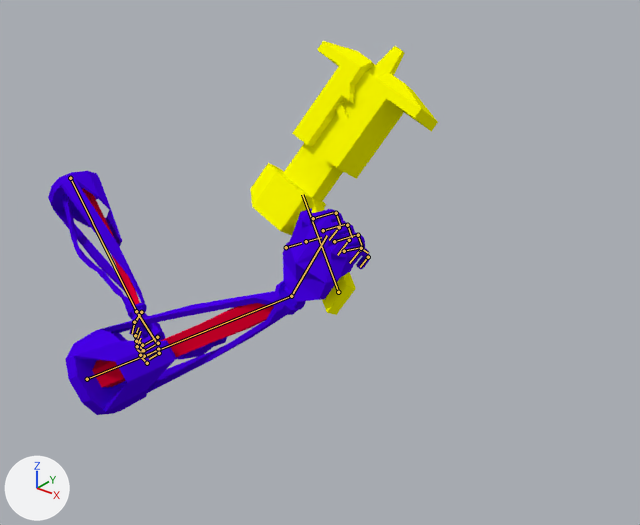
What one commit did to the Blender file Badass_Upgrade/DESIGN/GrupoA/Player/Gun/Armature/Completo.blend.
Rendered twice from a 50 mm camera at (6.95, -8.3, 5.26) aimed at (1.04, -0.91, 0.68). Arrows for +X, +Y and +Z are at lower left; the lights stay in place. Both versions are drawn at frame 281 of the action 'Armature.001Action.001'; the numbers are the values there. The bones that bend it are drawn over the model as lines.

The first picture shows 'Cube.005', 'Gun', 'RArm'.
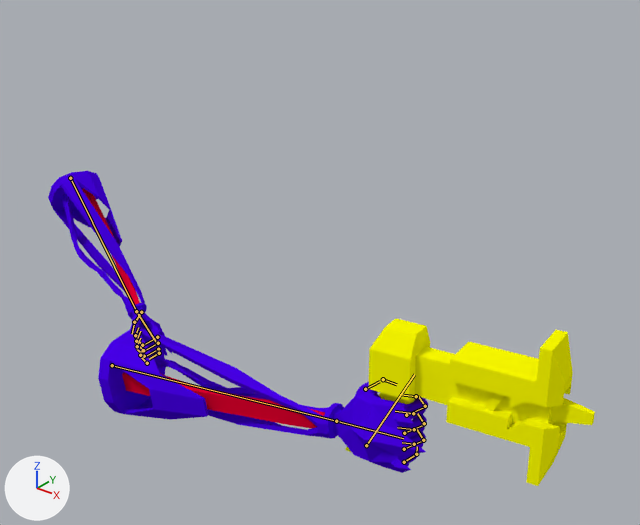
Edits to the bpy script that builds the scene:
```text
Change bone_bone:
    where bone_bone = bpy.data.objects['Armature'].pose.bones['Bone']
    bone_bone.location: (0.0, 0.0, 1.914) -> (0.0, 0.0, 1.573)
    bone_bone.rotation_quaternion: (0.953, -0.118, 0.003, 0.277) -> (0.996, -0.063, 0.022, 0.058)  # degrees (-13, 4, 32) -> degrees (-7, 3, 6)
Change bone_bone_001:
    where bone_bone_001 = bpy.data.objects['Armature'].pose.bones['Bone.001']  # child of 'Bone'
    bone_bone_001.rotation_quaternion: (0.925, -0.029, -0.253, 0.276) -> (0.996, 0.018, -0.08, -0.033)  # degrees (-13, -27, 36) -> degrees (2, -9, -4)
Change bone_bone_:
    where bone_bone_ = bpy.data.objects['Armature.001'].pose.bones['Bone']
    bone_bone_.location: (-2.839, 0.696, 1.077) -> (-1.842, -0.557, 1.007)
    bone_bone_.rotation_quaternion: (0.783, -0.261, 0.074, 0.545) -> (0.997, -0.061, 0.039, 0.024)  # degrees (-21, 24, 65) -> degrees (-7, 5, 2)
```

Location of each change, [x1, y1, x2, y2] in pixels of the pictures (640 x 525 px):
'Gun', posed (34% wider, 39% shorter): before [251, 41, 438, 315]; after [345, 319, 595, 486]
'RArm', posed (9% wider, 30% shorter): before [66, 208, 369, 415]; after [98, 329, 428, 473]
bone 'Bone', root to tip: before (87, 379) to (291, 296); after (112, 365) to (336, 421)
bone 'Bone.001', root to tip: before (291, 296) to (327, 235); after (336, 421) to (403, 438)
bone 'Bone', root to tip: before (338, 292) to (302, 194); after (366, 445) to (414, 374)
